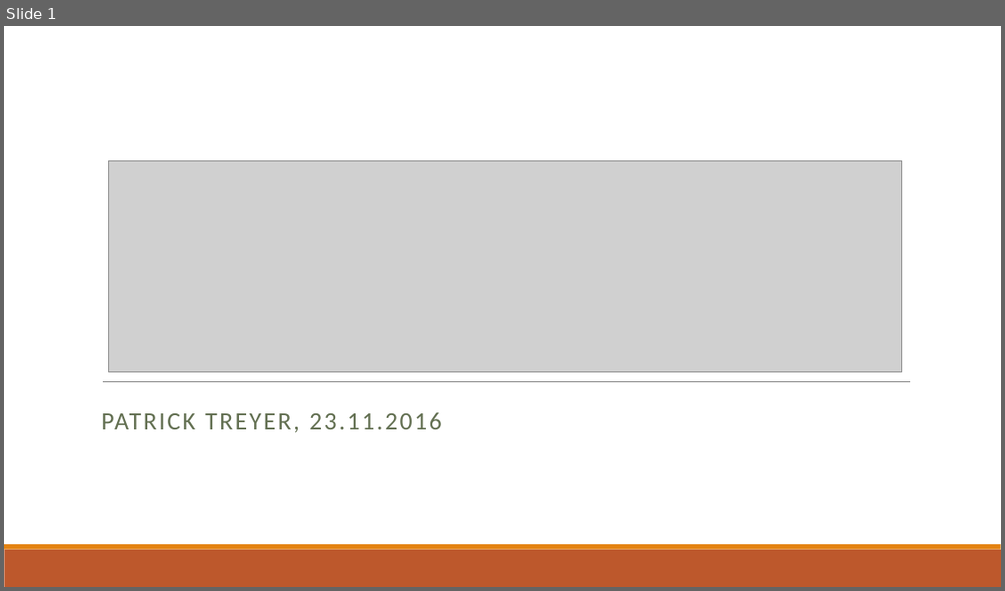
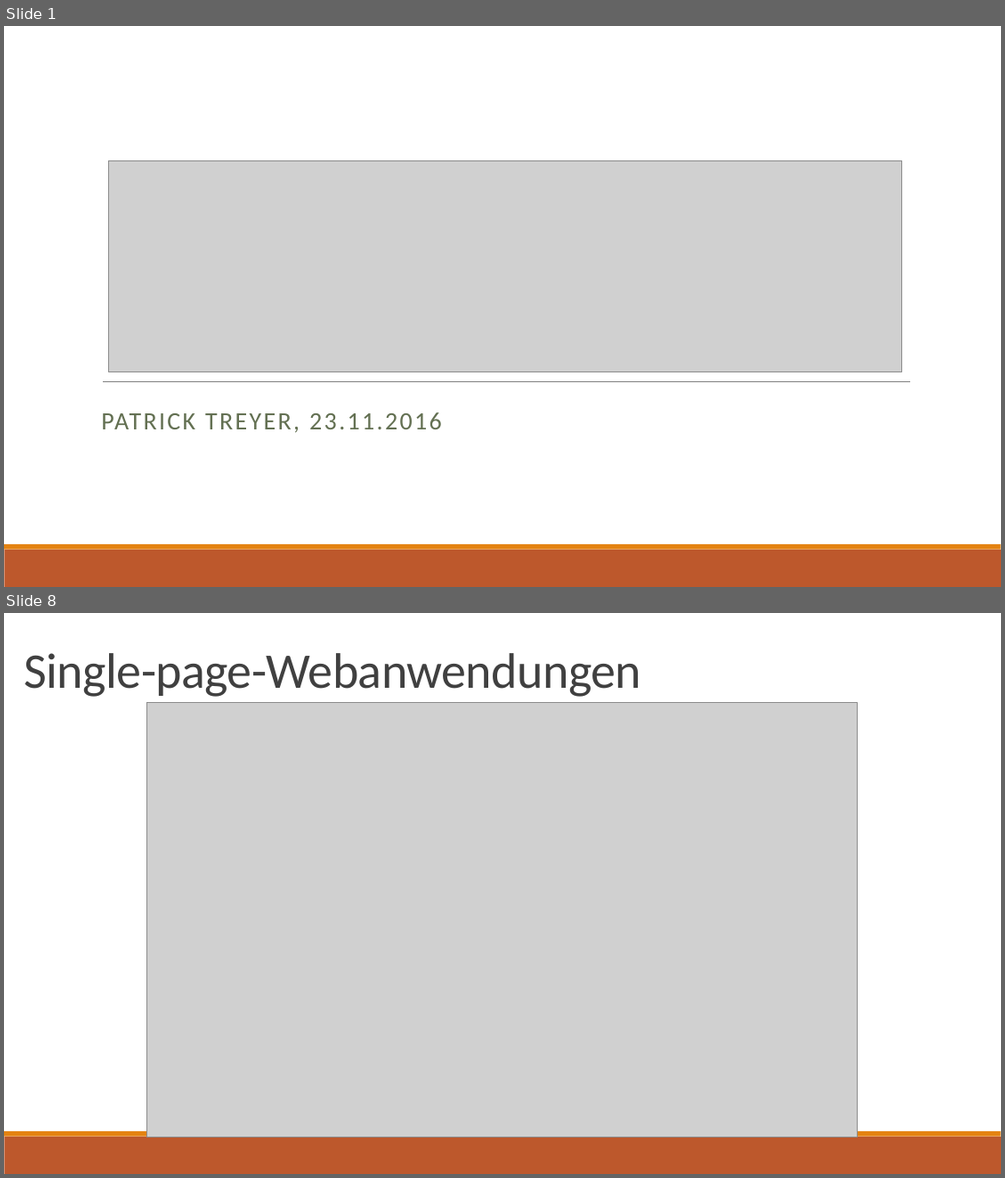
Before and after one commit to ptreyer/AngularJS, a slide deck: presentation/AngularJS.pptx. Shown one above the other, each under a label of ours: slide 1 before the commit, slides 1 and 8 after it; the slides between them are not shown. The pictures are 1005x591 and 1005x1178 pixels, drawn with LibreOffice and Linux fonts; fonts in the diff are those of the drawing; grey boxes stand for pictures. Boxes give left, top, right and bottom in pixels: in the first picture for what was removed or moved away, otherwise in the second. Text is boxed around its words. In the diff, an @@ line names an element or a change of style, - is before the commit and + after.

```diff
--- a/presentation/AngularJS.pptx
+++ b/presentation/AngularJS.pptx
@@ slide 8 added at box(4, 613, 1001, 1174), background #FFFFFF; not listed: 2 template elements that a slide beside it also shows @@
@@ title added at box(24, 653, 641, 697), 48 pt, text #404040 @@
+Single-page-Webanwendungen
@@ picture added at box(146, 703, 857, 1137) @@
```
Also in this commit, not shown: 6 slides changed, 15 other slides added, 4 slides removed, 1 other file.
